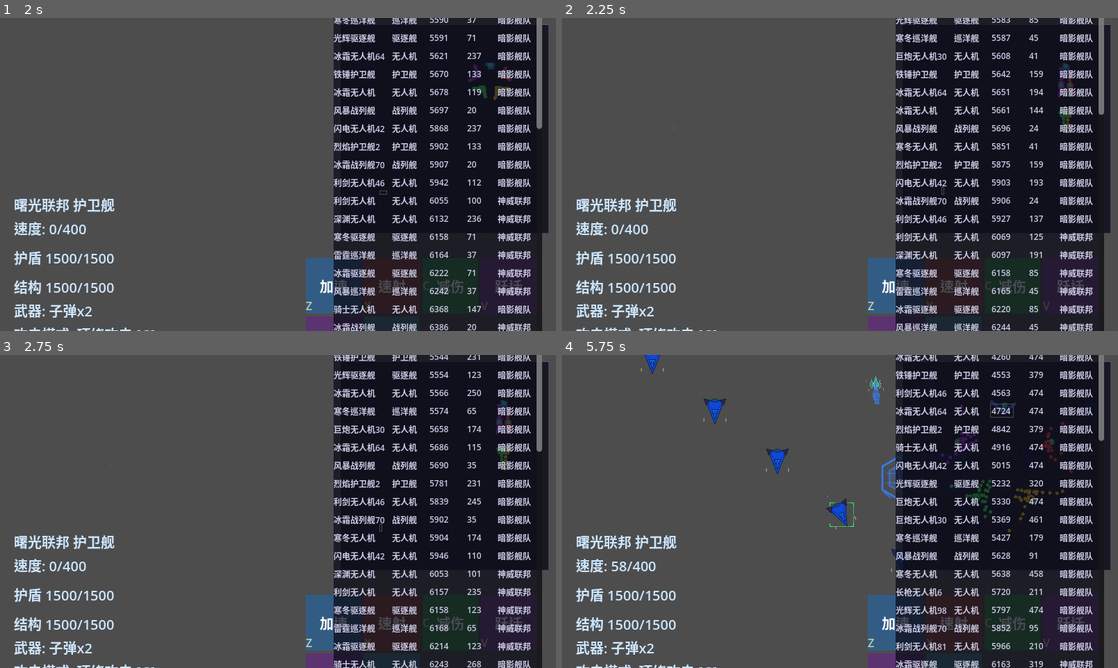
Above: before the commit, frames 1-4 (two rows, left to right).
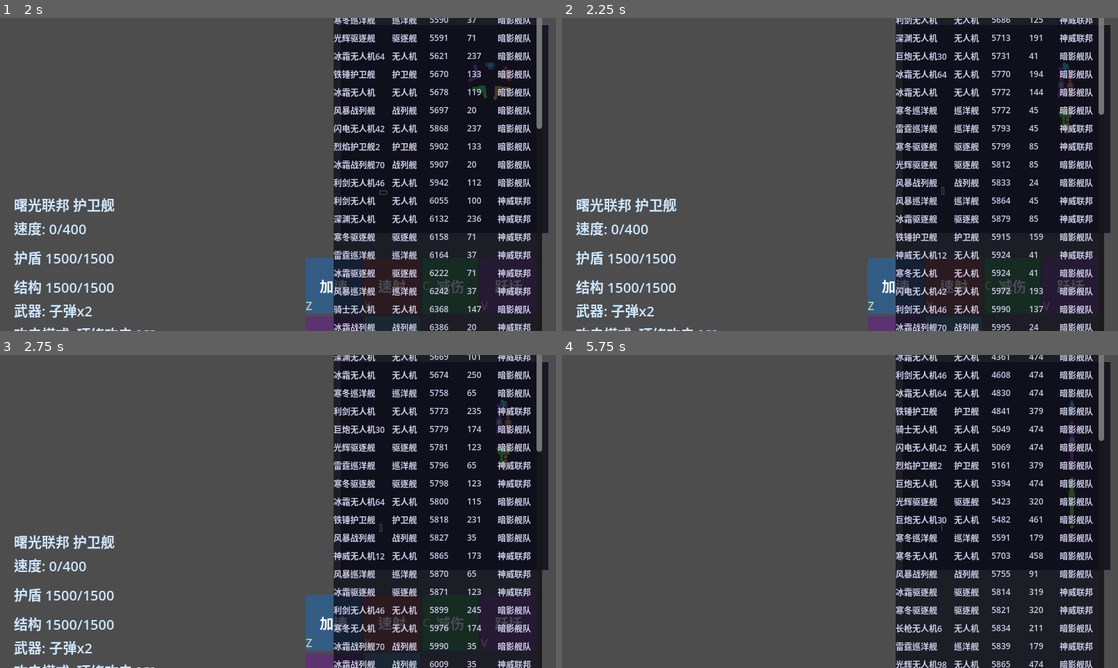
Above: after the commit, the same moments.

Repository: ZhanXuzhao/SpaceRTS
Game: Godot game, scene res://scenes/main.tscn
Two runs of this game, one before a commit and one after it. Both use one fixed random seed, a clock stepped at 60 frames per second and the inputs below.
Inputs (mouse positions are in pixels of both pictures, inside the frame that each line leads up to):
- Up to frame 1 (2 s): tap Enter at 0.5 s; move the mouse to (250, 237) at 0.52 s; hold W 0.53-1.25 s; hold Shift 0.53-1.25 s; tap T at 0.6 s; click (250, 237) at 0.67 s; drag from (444, 221) to (305, 212) at 1.27 s
- Up to frame 2 (2.25 s): move the mouse to (673, 127) at 2.02 s; hold A from 2.03 s (still down); hold Shift from 2.03 s (still down); tap T at 2.1 s
- Up to frame 3 (2.75 s): keep holding A; keep holding Shift
- Up to frame 4 (5.75 s): release A at 2.75 s; release Shift at 2.75 s; drag from (867, 511) to (673, 464) at 2.77 s; move the mouse to (756, 433) at 3.52 s; hold A 3.53-4.25 s; hold Shift 3.53-4.25 s; tap R at 3.6 s; drag from (962, 495) to (756, 433) at 4.27 s; move the mouse to (728, 527) at 5.02 s; hold W from 5.03 s (still down); hold Shift from 5.03 s (still down); tap H at 5.1 s; click (728, 527) at 5.17 s

Frame 1 is identical in both runs. In frame 2, 5.4% of the frame differs, in the area x 19-96%, y 0-100%; in frame 3, 5.1%; in frame 4, 9.5%, in the area x 2-96%, y 0-100%.

Commit message:
feat: Shift+点击反选友军，T键选中同类型单位
- Shift+左键点击已选中的友军 → 反选（取消选中）
- T键 → 将当前选中单位的所有船型提取出去，选中全图同方同类型单位

Diff:
--- a/scripts/main.gd
+++ b/scripts/main.gd
@@ -384,6 +384,23 @@
 					_camera.position = _follow_unit.global_position
 				else:
 					_follow_unit = null
+		KEY_T:
+			if not event.echo and _selected_units.size() > 0:
+				# 收集当前选中单位的类型集合
+				var types := {}
+				for u in _selected_units:
+					if is_instance_valid(u) and u.hull > 0:
+						types[u.class_type] = true
+				_clear_selection()
+				for u in _units:
+					if not is_instance_valid(u) or u.hull <= 0:
+						continue
+					if u.team == _player_team_name and types.has(u.class_type):
+						u.is_selected = true
+						_selected_units.append(u)
+				_attack_cursor_mode = false
+				_orbit_cursor_mode = false
+				queue_redraw()
 		KEY_G:
 			if not event.echo:
 				for u in _selected_units:
@@ -1015,9 +1032,14 @@
 							u.is_selected = true
 							_selected_units.append(u)
 				else:
-					unit.is_selected = true
-					if unit not in _selected_units:
-						_selected_units.append(unit)
+					# Shift+点击已选中的友军 → 反选
+					if Input.is_key_pressed(KEY_SHIFT) and unit.team == _player_team_name and unit in _selected_units:
+						unit.is_selected = false
+						_selected_units.erase(unit)
+					else:
+						unit.is_selected = true
+						if unit not in _selected_units:
+							_selected_units.append(unit)
 				_last_click_time = now
 				_last_clicked_unit = unit
 				return
